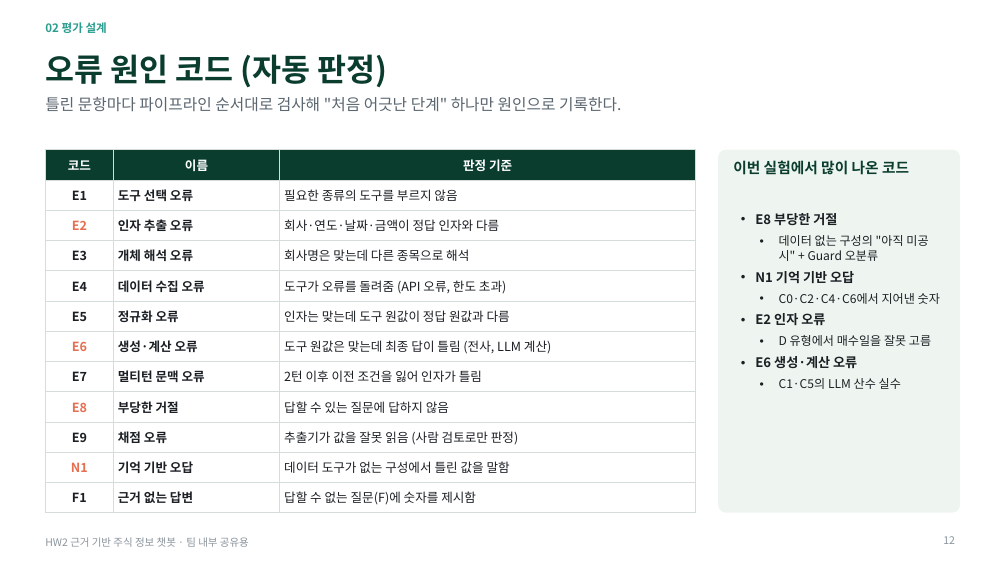
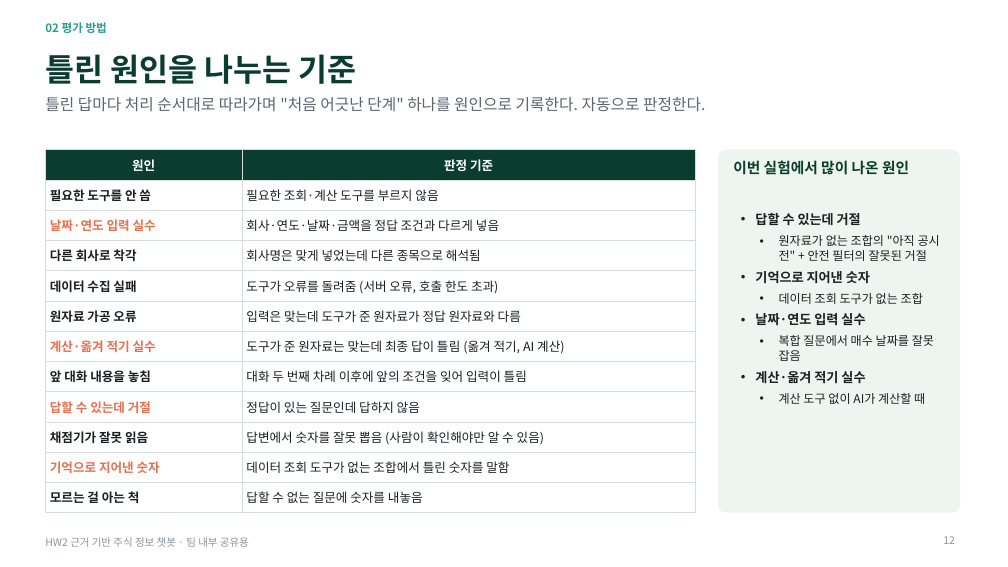
Before and after one commit to hojin9908/Stock_ChatBot, a slide deck: slide 12 of Presentation/HW2_주식챗봇_실험결과_정리.pptx. Drawn at 1008x567 pixels with LibreOffice and Linux fonts; fonts in the diff are those of the drawing. Boxes give left, top, right and bottom in pixels: in the first picture for what was removed or moved away, otherwise in the second. Text is boxed around its words. In the diff, an @@ line names an element or a change of style, - is before the commit and + after.

```diff
--- a/Presentation/HW2_주식챗봇_실험결과_정리.pptx
+++ b/Presentation/HW2_주식챗봇_실험결과_정리.pptx
@@ text at [45,22,107,33]: text changed @@
-02 평가 설계
+02 평가 방법
@@ title at [45,54,356,84]: text changed @@
-오류 원인 코드 (자동 판정)
+틀린 원인을 나누는 기준
@@ text at [45,97,705,112]: text changed @@
-틀린 문항마다 파이프라인 순서대로 검사해 "처음 어긋난 단계" 하나만 원인으로 기록한다.
+틀린 답마다 처리 순서대로 따라가며 "처음 어긋난 단계" 하나를 원인으로 기록한다. 자동으로 판정한다.
@@ table at [45,150,696,507] @@
-column 1: 코드 | E1 | E2 | E3 | E4 | E5 | E6 | E7 | E8 | E9 | N1 | F1
-column 2: 이름 | 도구 선택 오류 | 인자 추출 오류 | 개체 해석 오류 | 데이터 수집 오류 | 정규화 오류 | 생성·계산 오류 | 멀티턴 문맥 오류 | 부당한 거절 | 채점 오류 | 기억 기반 오답 | 근거 없는 답변
-column 3: 판정 기준 | 필요한 종류의 도구를 부르지 않음 | 회사·연도·날짜·금액이 정답 인자와 다름 | 회사명은 맞는데 다른 종목으로 해석 | 도구가 오류를 돌려줌 (API 오류, 한도 초과) | 인자는 맞는데 도구 원값이 정답 원값과 다름 | 도구 원값은 맞는데 최종 답이 틀림 (전사, LLM 계산) | 2턴 이후 이전 조건을 잃어 인자가 틀림 | 답할 수 있는 질문에 답하지 않음 | 추출기가 값을 잘못 읽음 (사람 검토로만 판정) | 데이터 도구가 없는 구성에서 틀린 값을 말함 | 답할 수 없는 질문(F)에 숫자를 제시함
+column 1: 원인 | 필요한 도구를 안 씀 | 날짜·연도 입력 실수 | 다른 회사로 착각 | 데이터 수집 실패 | 원자료 가공 오류 | 계산·옮겨 적기 실수 | 앞 대화 내용을 놓침 | 답할 수 있는데 거절 | 채점기가 잘못 읽음 | 기억으로 지어낸 숫자 | 모르는 걸 아는 척
+column 2: 판정 기준 | 필요한 조회·계산 도구를 부르지 않음 | 회사·연도·날짜·금액을 정답 조건과 다르게 넣음 | 회사명은 맞게 넣었는데 다른 종목으로 해석됨 | 도구가 오류를 돌려줌 (서버 오류, 호출 한도 초과) | 입력은 맞는데 도구가 준 원자료가 정답 원자료와 다름 | 도구가 준 원자료는 맞는데 최종 답이 틀림 (옮겨 적기, AI 계산) | 대화 두 번째 차례 이후에 앞의 조건을 잊어 입력이 틀림 | 정답이 있는 질문인데 답하지 않음 | 답변에서 숫자를 잘못 뽑음 (사람이 확인해야만 알 수 있음) | 데이터 조회 도구가 없는 조합에서 틀린 숫자를 말함 | 답할 수 없는 질문에 숫자를 내놓음
@@ text at [733,160,909,175]: text changed @@
-이번 실험에서 많이 나온 코드
+이번 실험에서 많이 나온 원인
@@ text at [755,213,940,404]: text changed @@
-• E8 부당한 거절
-  • 데이터 없는 구성의 "아직 미공시" + Guard 오분류
-• N1 기억 기반 오답
-  • C0·C2·C4·C6에서 지어낸 숫자
-• E2 인자 오류
-  • D 유형에서 매수일을 잘못 고름
-• E6 생성·계산 오류
-  • C1·C5의 LLM 산수 실수
+• 답할 수 있는데 거절
+  • 원자료가 없는 조합의 "아직 공시 전" + 안전 필터의 잘못된 거절
+• 기억으로 지어낸 숫자
+  • 데이터 조회 도구가 없는 조합
+• 날짜·연도 입력 실수
+  • 복합 질문에서 매수 날짜를 잘못 잡음
+• 계산·옮겨 적기 실수
+  • 계산 도구 없이 AI가 계산할 때
```
Also in this commit, not shown: 32 other slides changed, 1 slide added, 1 slide removed.
